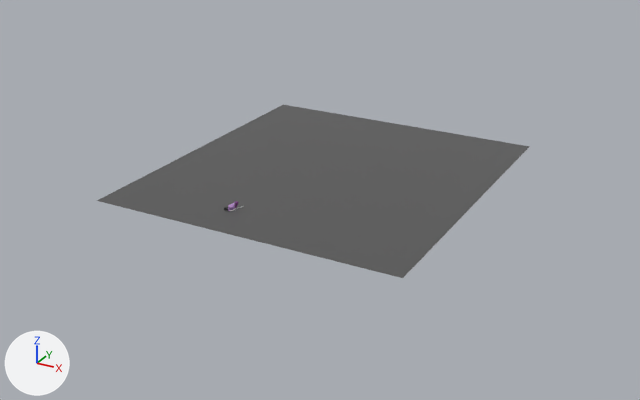
Two versions of the FBX model Assets/Models/scene.fbx, one commit apart.
One viewpoint serves both versions: a 50 mm camera at (253.0, -410.0, 215.0) aimed at (-1.0, 53.0, -16.0). Arrows for +X, +Y and +Z are at lower left; the lights stay in place. Where no turn or scale is listed for an object, it has been applied to the vertices. Vertices at the same position are counted once.

The older version as bpy lines, for what is in view:
```python
me_plane = bpy.data.meshes.new('Plane')
me_plane.from_pydata([(-100.0, -45.0, 0.0), (100.0, -45.0, 0.0), (-100.0, 173.0, 0.0), (100.0, 173.0, 0.0)], [], [(0, 1, 3, 2)])
me_plane.materials.append(mat_material_003)  # dark grey #5c5c5c
ob_plane = bpy.data.objects.new('Plane', me_plane)
ob_plane.location = (0.0, 0.0, 0.0)
```
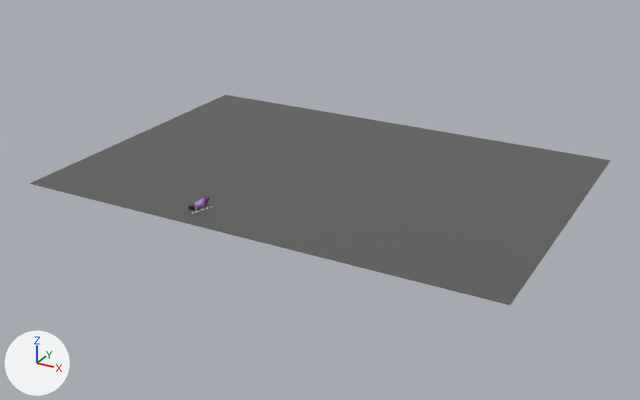
What changed in the scene script:
```text
Change me_plane:
    where me_plane.from_pydata(...)  # 4 vertices, 1 face; spans x -100.0..100.0, y -45.0..173.0, z 0.0
    used by ob_plane; location = (0.0, 0.0, 0.0)
    me_plane part 1
    me_plane.vertices[0].co: (-100.0, -45.0, 0.0) -> (-156.0, -45.0, 0.0)  # pixel (96, 200) -> pixel (29, 183)
    me_plane.vertices[1].co: (100.0, -45.0, 0.0) -> (156.0, -45.0, 0.0)  # pixel (402, 278) -> pixel (510, 305)
    me_plane.vertices[2].co: (-100.0, 173.0, 0.0) -> (-156.0, 173.0, 0.0)  # pixel (283, 104) -> pixel (225, 94)
    me_plane.vertices[3].co: (100.0, 173.0, 0.0) -> (156.0, 173.0, 0.0)  # pixel (529, 146) -> pixel (610, 160)
```

Where the change shows, as pixel boxes [x1, y1, x2, y2] in the pictures (640 x 400 px):
'Plane', reshaped (34% wider, 21% taller)
    before: [97, 105, 530, 278]
    after: [29, 95, 611, 305]
